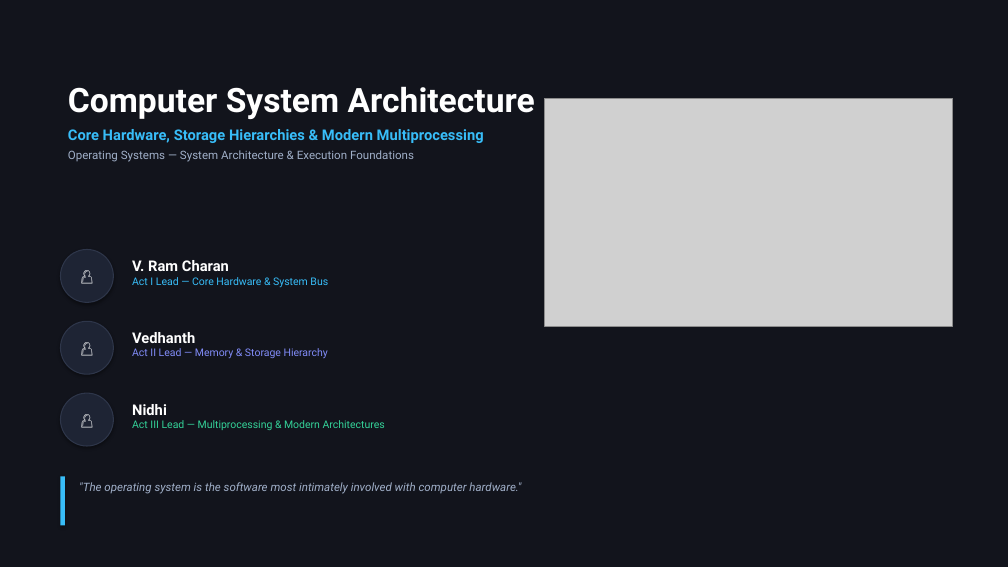
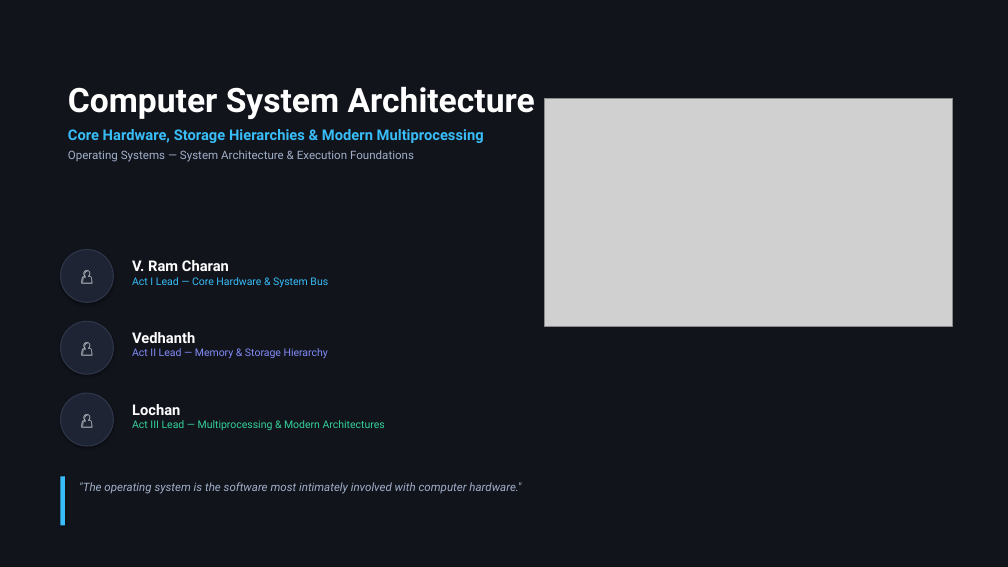
Before and after one commit to vangaramcharan2007-del/alfred, a slide deck: slide 1 of Computer_System_Architecture_Cinematic.pptx. Drawn at 1008x567 pixels with LibreOffice and Linux fonts; fonts in the diff are those of the drawing; grey boxes stand for pictures. Boxes give left, top, right and bottom in pixels: in the first picture for what was removed or moved away, otherwise in the second. Text is boxed around its words. In the diff, an @@ line names an element or a change of style, - is before the commit and + after.

Commit message:
feat(presentation): lock team as V. Ram Charan (Act I), Vedhanth (Act II), Lochan (Act III)

```diff
--- a/Computer_System_Architecture_Cinematic.pptx
+++ b/Computer_System_Architecture_Cinematic.pptx
@@ text at (132, 404, 180, 415): text changed @@
-Nidhi
+Lochan
```
Also in this commit, not shown: 5 other slides changed, 5 other files.
